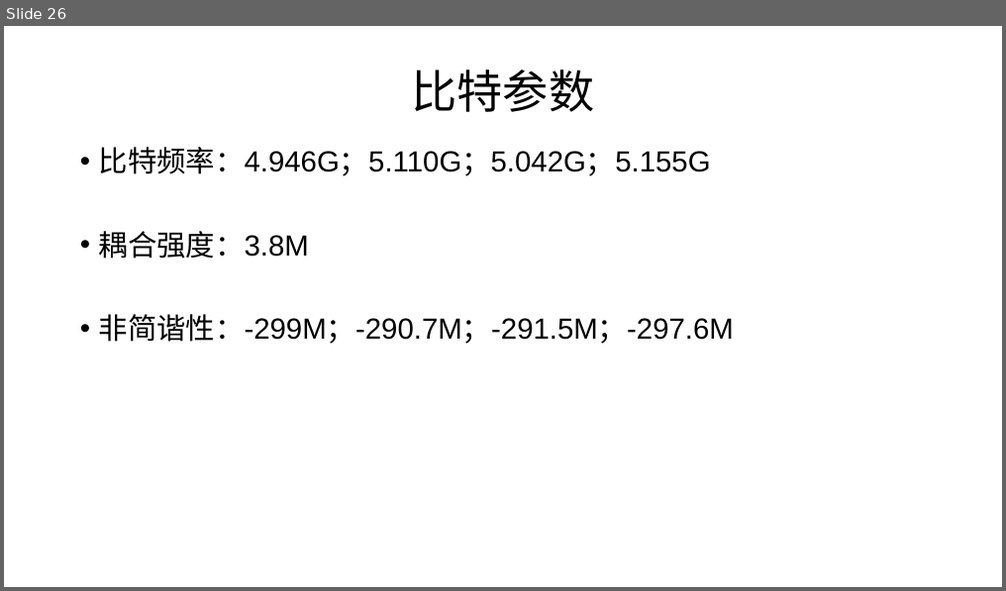
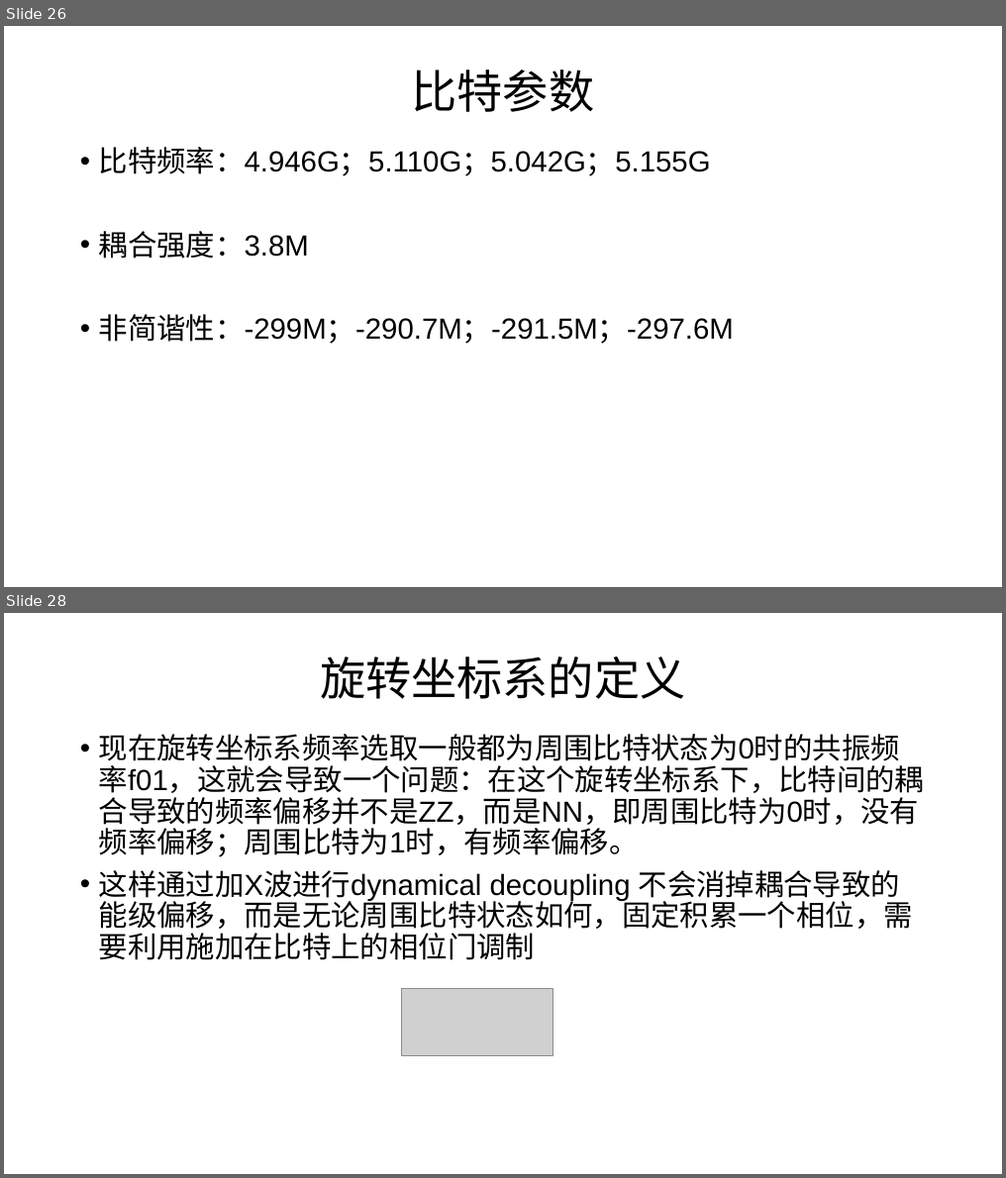
Before and after one commit to liyaochong/Quantum-Circuit, a slide deck: 程序/程序/programme/two qubit gate/CZgate/IBM/ppt/IBM的CNOT门仿真初步结果.pptx. Shown one above the other, each under a label of ours: slide 26 before the commit, slides 26 and 28 after it; the slides between them are not shown. The pictures are 1006x591 and 1006x1178 pixels, drawn with LibreOffice and Linux fonts; fonts in the diff are those of the drawing; grey boxes stand for pictures. Boxes give left, top, right and bottom in pixels: in the first picture for what was removed or moved away, otherwise in the second. Text is boxed around its words. In the diff, an @@ line names an element or a change of style, - is before the commit and + after.

```diff
--- a/程序/程序/programme/two qubit gate/CZgate/IBM/ppt/IBM的CNOT门仿真初步结果.pptx
+++ b/程序/程序/programme/two qubit gate/CZgate/IBM/ppt/IBM的CNOT门仿真初步结果.pptx
@@ slide 28 added at (4,613,1002,1174), background #FFFFFF @@
@@ title added at (320,657,686,699), 44 pt, text #000000 @@
+旋转坐标系的定义
@@ text added at (99,734,925,960), 28 pt, text #000000 @@
+• 现在旋转坐标系频率选取一般都为周围比特状态为0时的共振频率f01，这就会导致一个问题：在这个旋转坐标系下，比特间的耦合导致的频率偏移并不是ZZ，而是NN，即周围比特为0时，没有频率偏移；周围比特为1时，有频率偏移。
+• 这样通过加X波进行dynamical decoupling 不会消掉耦合导致的能级偏移，而是无论周围比特状态如何，固定积累一个相位，需要利用施加在比特上的相位门调制
@@ picture added at (402,989,552,1057) @@
```
Also in this commit, not shown: 2 slides changed, 13 other slides added, 13 other files.
